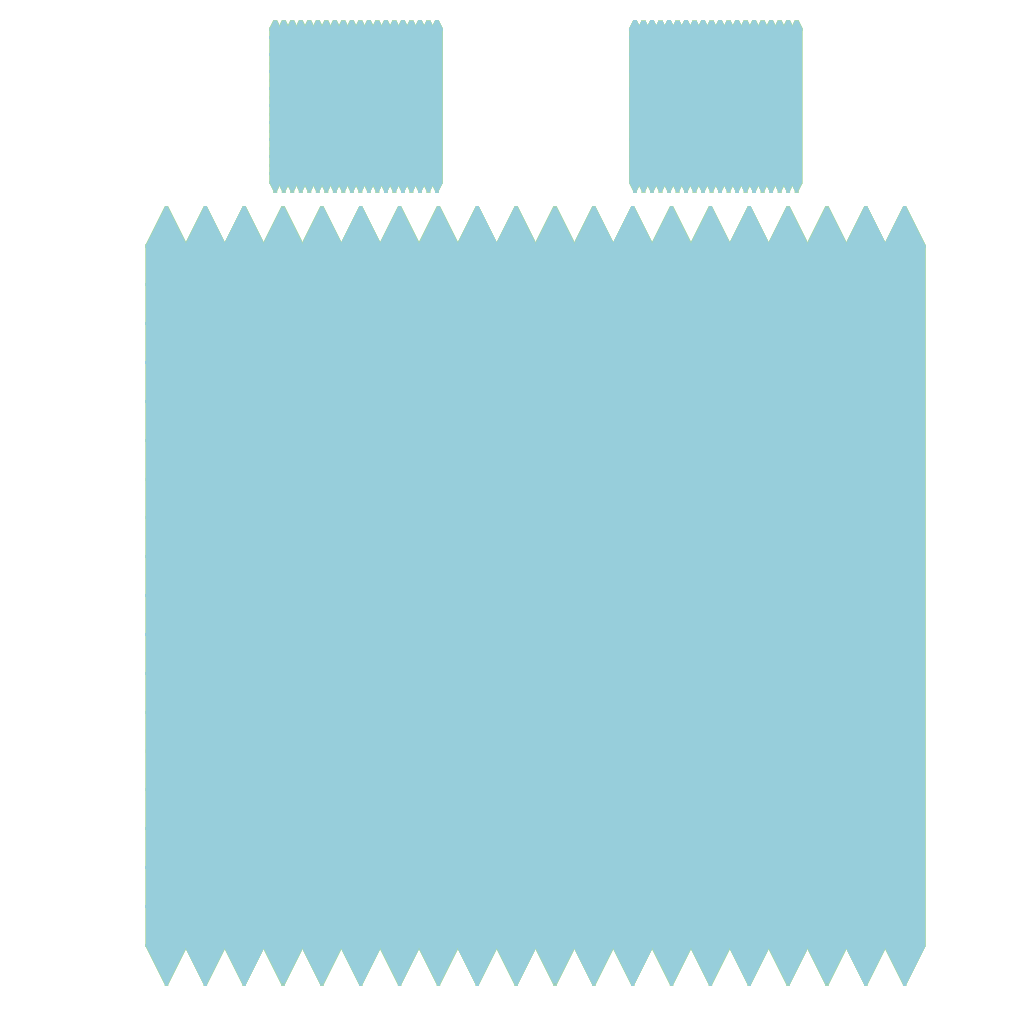
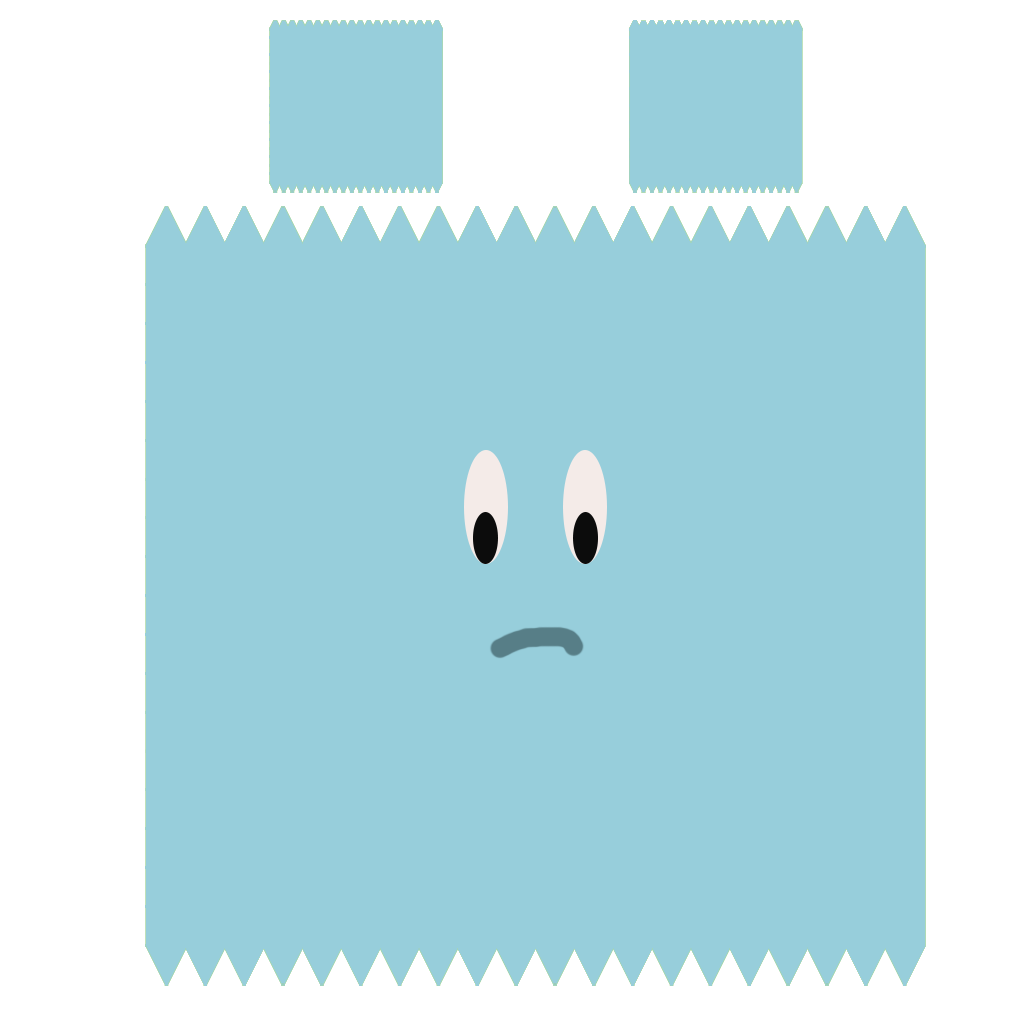
Revision of a layered 1024×1024 image; what changed, layer by layer:
added layer "Right iris" in group "Base" over [573, 512, 598, 564]
added layer "Right eye" in group "Base" over [563, 450, 607, 564]
added layer "Left iris" in group "Base" over [473, 512, 498, 564]
added layer "Left eye" in group "Base" over [464, 450, 508, 564]
added layer "Layer 1" in group "Base" over [489, 626, 584, 659]
